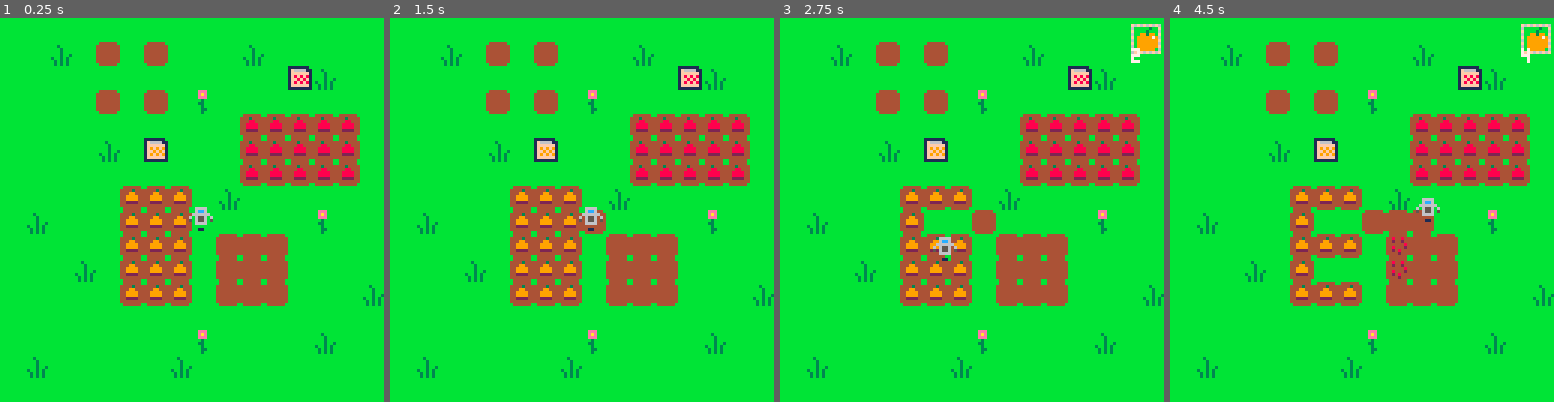
Above: before the commit, frames 1-4 (left to right).
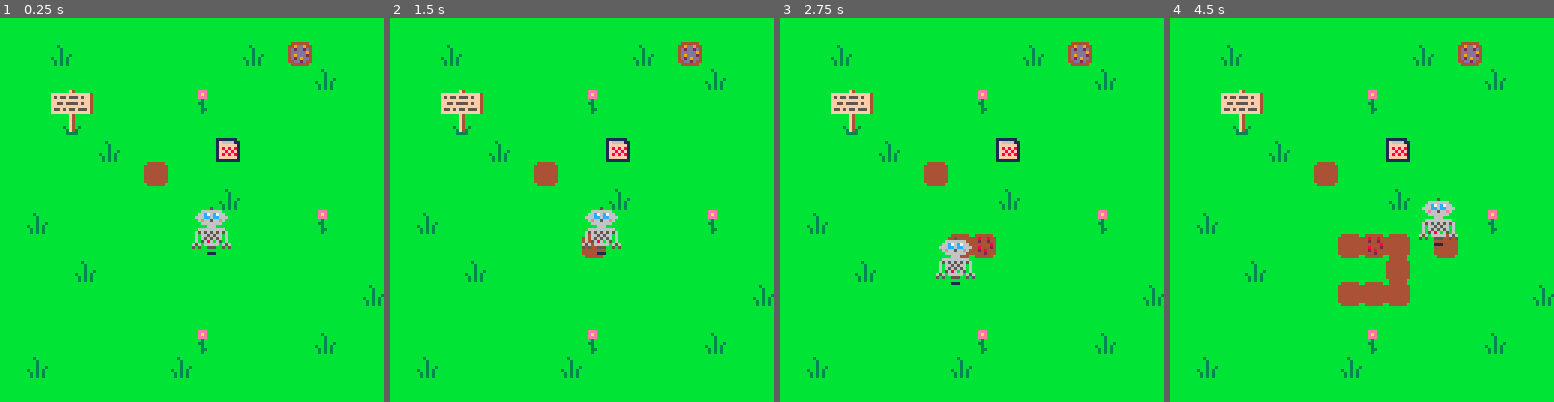
Above: after the commit, the same moments.

Repository: cobbettn/pico8
Game: PICO-8 cartridge farm.p8
Same seed, same stepped clock (60 frames per second), same inputs: the game is played once before the commit and once after it.
Inputs:
- Up to frame 1 (0.25 s): no input
- Up to frame 2 (1.5 s): tap X (X key) at 1.07 s
- Up to frame 3 (2.75 s): hold Left 1.97-2.37 s; tap X (X key) at 2.07, 2.4, 2.73 s; hold Down from 2.42 s (still down)
- Up to frame 4 (4.5 s): release Down at 2.82 s; hold Right 2.87-3.53 s; tap X (X key) every 0.33 s from 3.07 to 4.4 s; hold Up 3.58-4.08 s; hold Right from 4.13 s (still down)

The runs differ from the first frame. In frame 1, 19% of the frame differs, in the area x 13-94%, y 6-75%; in frame 2, 19%; in frame 3, 19%; in frame 4, 18%.

Commit message:
water crops

Diff:
--- a/farm.p8
+++ b/farm.p8
@@ -25,7 +25,8 @@
 function iplr()
 	plr={
 		x=63,
-		y=63
+		y=63,
+		item=nil
 	}
 end
 
@@ -44,27 +45,48 @@
 --plant seeds
 
 	--player tile, math to place in middle instead of top left corner
-	ptx=(plr.x+4)/8
-	pty=(plr.y+6)/8
+
+	--1x1spr
+	--ptx=(plr.x+4)/8
+	--pty=(plr.y+6)/8
+
+	--2x2spr
+	ptx=(plr.x+8)/8
+	pty=(plr.y+15)/8
 
 	--till soil/plant seed
 	if btnp(❎) then
 		local sp=tilled --default to till
 		ptspr=mget(ptx,pty)
-
-
-		if (ptspr==tilled) sp=a_seed --default to tomatos
-
-		if ptspr!=apple and
-			ptspr!=orange then
-		 mset(ptx,pty,sp)
-		 add(seeds, {
+		flag=fget(ptspr)
+
+		--till
+		if flag==f_empty then
+		 mset(ptx,pty,tilled)
+		end
+
+		--plant
+		if flag==f_tilled then
+		 mset(ptx,pty,a_seed)
+		 add(seeds,{
 		 	x=flr(ptx),
 		 	y=flr(pty),
+		 	water=false,
 		 	t=0
 		 })
 		end
 
+		--water
+		if flag==f_seeds then
+			if ptspr==a_seed then
+				mset(ptx,pty,a_water)
+			end
+			if ptspr==o_seed then
+				mset(ptx,pty,o_water)
+			end
+			--update seeds
+		end
+
 		if ptspr == a_crop then
 			harvest({sprite=apple})
 		end
@@ -76,7 +98,8 @@
 end
 
 function dplr()
-	spr(10,plr.x,plr.y)
+	--spr(10,plr.x,plr.y)
+	sspr(80,8,16,16,plr.x,plr.y)
 end
 
 
@@ -89,11 +112,17 @@
 
 function ucrops()
 	for s in all(seeds) do
-		s.t+=1
-		if s.t>300 then
-			ms=mget(s.x,s.y)
-			if (ms == 5) mset(s.x,s.y,21)
-			if (ms == 6) mset(s.x,s.y,22)
+		ms=mget(s.x,s.y)
+		if s.water then
+			s.t+=1
+			if s.t==300 then
+				if ms==a_seed then
+				 mset(s.x,s.y,a_crop)
+				end
+				if ms==o_seed then
+				 mset(s.x,s.y,o_crop)
+				end
+			end
 		end
 	end
 end
@@ -101,16 +130,16 @@
 function dcrops()
 end
 
-function grow()
-	--loop through first screen of tiles
-	for x=0,15 do
-		for y=0,15 do
-			m = mget(x,y)
-			if (m==a_seed) mset(x,y,a_crop)
-			if (m==o_seed) mset(x,y,b_crop)
-		end
-	end
-end
+--function grow()
+--	--loop through first screen of tiles
+--	for x=0,15 do
+--		for y=0,15 do
+--			m = mget(x,y)
+--			if (m==a_seed) mset(x,y,a_crop)
+--			if (m==o_seed) mset(x,y,b_crop)
+--		end
+--	end
+--end
 -->8
 --inventory
 function iinv()
@@ -123,11 +152,11 @@
 function dinv()
 	local i=0
 	for k,v in pairs(inv) do
-		local idx = 117-(10*i)
+		local idx = 117-(11*i)
 		local idy = 2
 		sspr(0,8,10,10,idx,idy)
 		spr(k,idx+1,idy+1)
-		print(v,idx,idy+8,7)
+		print(v,idx+1,idy+7,7)
 		i+=1
 	end
 end
@@ -153,20 +182,30 @@
 end
 
 -->8
-
 --util
+
+--sprites
 tilled=3
 
 a_seed=5
+a_water=7
 a_crop=21
 apple=37
 a_seed_pk=53
 
 o_seed=6
+o_water=8
 o_crop=22
 orange=38
 o_seed_pk=54
 
+--flags
+f_empty=1
+f_tilled=2
+f_seeds=4
+f_crop=8
+f_seed_pack=128
+
 
 
 
@@ -330,21 +369,21 @@
 
 
 __gff__
-0000000000000000000000000000000000000000000202000000000000000000000000000001010000000000000000000000000000010100000000000000000000000000000000000000000000000000000000000000000000000000000000000000000000000000000000000000000000000000000000000000000000000000
+0101010200040400000000000000000000000808000808000000000000000000000008080000000000000000000000000000000000808000000000000000000000000000000000000000000000000000000000000000000000000000000000000000000000000000000000000000000000000000000000000000000000000000
 0000000000000000000000000000000000000000000000000000000000000000000000000000000000000000000000000000000000000000000000000000000000000000000000000000000000000000000000000000000000000000000000000000000000000000000000000000000000000000000000000000000000000000
 __map__
 0000000000000000000000000000000000000000000000000000000000000000000000000000000000000000000000000000000000000000000000000000000000000000000000000000000000000000000000000000000000000000000000000000000000000000000000000000000000000000000000000000000000000000
-0000010003130300000001000800000000000000000000000000000000000000000000000000000000000000000000000000000000000000000000000000000000000000000000000000000000000000000000000000000000000000000000000000000000000000000000000000000000000000000000000000000000000000
-0000000013001300000000003501000000000000000000000000000000000000000000000000000000000000000000000000000000000000000000000000000000000000000000000000000000000000000000000000000000000000000000000000000000000000000000000000000000000000000000000000000000000000
-0000000003000300020000000000000000000000000000000000000000000000000000000000000000000000000000000000000000000000000000000000000000000000000000000000000000000000000000000000000000000000000000000000000000000000000000000000000000000000000000000000000000000000
-0000000000000000000015151515150000000000000000000000000000000000000000000000000000000000000000000000000000000000000000000000000000000000000000000000000000000000000000000000000000000000000000000000000000000000000000000000000000000000000000000000000000000000
-0000000001003600000015151515150000000000000000000000000000000000000000000000000000000000000000000000000000000000000000000000000000000000000000000000000000000000000000000000000000000000000000000000000000000000000000000000000000000000000000000000000000000000
-0000000000000000000015151515150000000000000000000000000000000000000000000000000000000000000000000000000000000000000000000000000000000000000000000000000000000000000000000000000000000000000000000000000000000000000000000000000000000000000000000000000000000000
-0000000000161616000100000000000000000000000000000000000000000000000000000000000000000000000000000000000000000000000000000000000000000000000000000000000000000000000000000000000000000000000000000000000000000000000000000000000000000000000000000000000000000000
-0001000000161616000000000002000000000000000000000000000000000000000000000000000000000000000000000000000000000000000000000000000000000000000000000000000000000000000000000000000000000000000000000000000000000000000000000000000000000000000000000000000000000000
-0000000000161616000303030000000000000000000000000000000000000000000000000000000000000000000000000000000000000000000000000000000000000000000000000000000000000000000000000000000000000000000000000000000000000000000000000000000000000000000000000000000000000000
-0000000100161616000303030000000000000000000000000000000000000000000000000000000000000000000000000000000000000000000000000000000000000000000000000000000000000000000000000000000000000000000000000000000000000000000000000000000000000000000000000000000000000000
-0000000000161616000303030000000100000000000000000000000000000000000000000000000000000000000000000000000000000000000000000000000000000000000000000000000000000000000000000000000000000000000000000000000000000000000000000000000000000000000000000000000000000000
+0000010000000000000001000800000000000000000000000000000000000000000000000000000000000000000000000000000000000000000000000000000000000000000000000000000000000000000000000000000000000000000000000000000000000000000000000000000000000000000000000000000000000000
+0000000000000000000000000001000000000000000000000000000000000000000000000000000000000000000000000000000000000000000000000000000000000000000000000000000000000000000000000000000000000000000000000000000000000000000000000000000000000000000000000000000000000000
+0000121300000000020000000000000000000000000000000000000000000000000000000000000000000000000000000000000000000000000000000000000000000000000000000000000000000000000000000000000000000000000000000000000000000000000000000000000000000000000000000000000000000000
+0000222300000000000000000000000000000000000000000000000000000000000000000000000000000000000000000000000000000000000000000000000000000000000000000000000000000000000000000000000000000000000000000000000000000000000000000000000000000000000000000000000000000000
+0000000001000000003500000000000000000000000000000000000000000000000000000000000000000000000000000000000000000000000000000000000000000000000000000000000000000000000000000000000000000000000000000000000000000000000000000000000000000000000000000000000000000000
+0000000000000300000000000000000000000000000000000000000000000000000000000000000000000000000000000000000000000000000000000000000000000000000000000000000000000000000000000000000000000000000000000000000000000000000000000000000000000000000000000000000000000000
+0000000000000000000100000000000000000000000000000000000000000000000000000000000000000000000000000000000000000000000000000000000000000000000000000000000000000000000000000000000000000000000000000000000000000000000000000000000000000000000000000000000000000000
+0001000000000000000000000002000000000000000000000000000000000000000000000000000000000000000000000000000000000000000000000000000000000000000000000000000000000000000000000000000000000000000000000000000000000000000000000000000000000000000000000000000000000000
+0000000000000000000000000000000000000000000000000000000000000000000000000000000000000000000000000000000000000000000000000000000000000000000000000000000000000000000000000000000000000000000000000000000000000000000000000000000000000000000000000000000000000000
+0000000100000000000000000000000000000000000000000000000000000000000000000000000000000000000000000000000000000000000000000000000000000000000000000000000000000000000000000000000000000000000000000000000000000000000000000000000000000000000000000000000000000000
+0000000000000000000000000000000100000000000000000000000000000000000000000000000000000000000000000000000000000000000000000000000000000000000000000000000000000000000000000000000000000000000000000000000000000000000000000000000000000000000000000000000000000000
 0000000000000000000000000000000000000000000000000000000000000000000000000000000000000000000000000000000000000000000000000000000000000000000000000000000000000000000000000000000000000000000000000000000000000000000000000000000000000000000000000000000000000000
 0000000000000000020000000001000000000000000000000000000000000000000000000000000000000000000000000000000000000000000000000000000000000000000000000000000000000000000000000000000000000000000000000000000000000000000000000000000000000000000000000000000000000000
 0001000000000001000000000000000000000000000000000000000000000000000000000000000000000000000000000000000000000000000000000000000000000000000000000000000000000000000000000000000000000000000000000000000000000000000000000000000000000000000000000000000000000000
Not shown, changed: 23 lines of the sprite sheet (__gfx__) section of farm.p8
